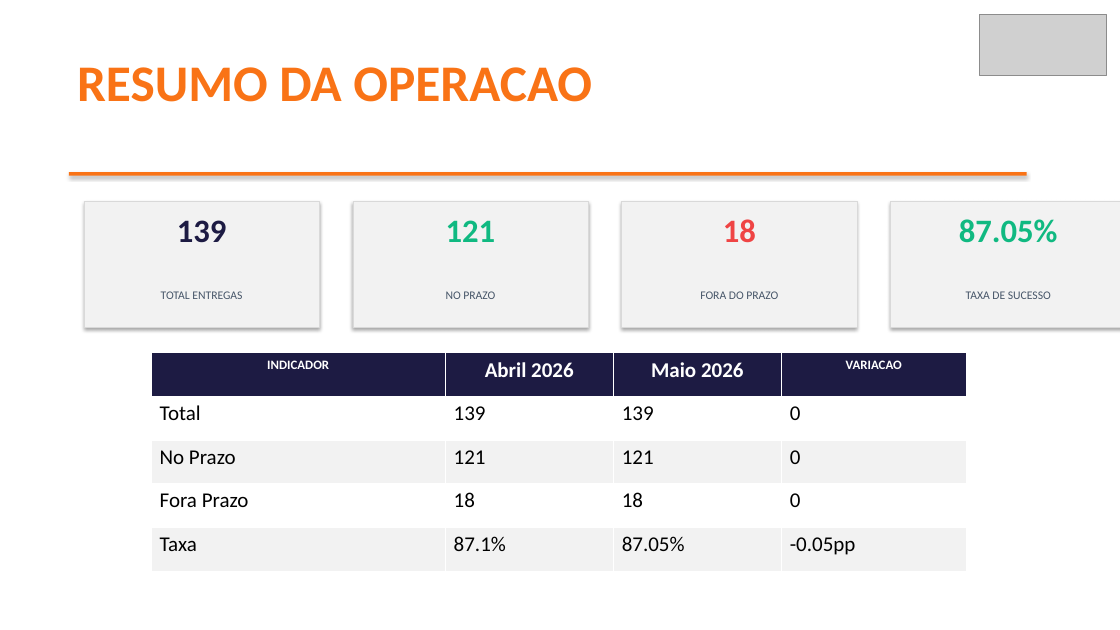
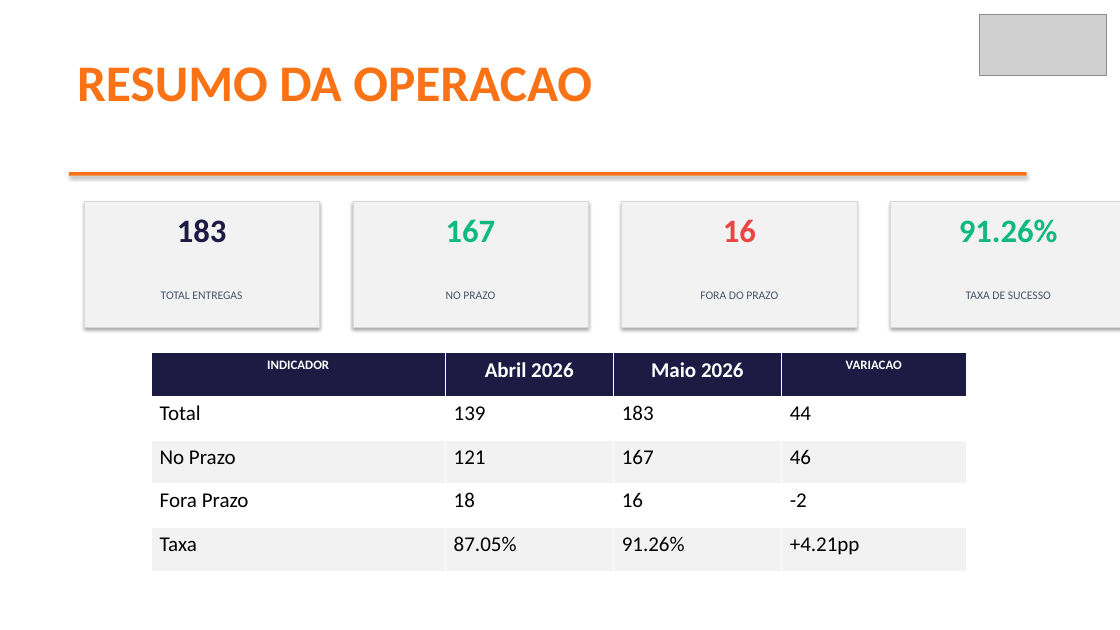
Before and after one commit to brendaelicia-sketch/PortoEX, a slide deck: slide 2 of pptx/maio_2026/SKO_COMERCIO_IMPORTACAO_E_EXP.pptx. Drawn at 1120x630 pixels with LibreOffice and Linux fonts; fonts in the diff are those of the drawing; grey boxes stand for pictures. Boxes give left, top, right and bottom in pixels: in the first picture for what was removed or moved away, otherwise in the second. Text is boxed around its words. In the diff, an @@ line names an element or a change of style, - is before the commit and + after.

```diff
--- a/pptx/maio_2026/SKO_COMERCIO_IMPORTACAO_E_EXP.pptx
+++ b/pptx/maio_2026/SKO_COMERCIO_IMPORTACAO_E_EXP.pptx
@@ text at [177, 219, 227, 243]: text changed @@
-139
+183
@@ text at [446, 219, 496, 243]: text changed @@
-121
+167
@@ text at [723, 219, 756, 242]: text changed @@
-18
+16
@@ text at [959, 219, 1058, 243]: text changed @@
-87.05%
+91.26%
@@ table at [151, 353, 966, 571] @@
-row 2, column 3: 139
+row 2, column 3: 183
-row 2, column 4: 0
+row 2, column 4: 44
-row 3, column 3: 121
+row 3, column 3: 167
-row 3, column 4: 0
+row 3, column 4: 46
-row 4, column 3: 18
+row 4, column 3: 16
-row 4, column 4: 0
+row 4, column 4: -2
-row 5: Taxa | 87.1% | 87.05% | -0.05pp
+row 5: Taxa | 87.05% | 91.26% | +4.21pp
```
Also in this commit, not shown: 4 other slides changed, 1 slide added, 1 slide removed.
